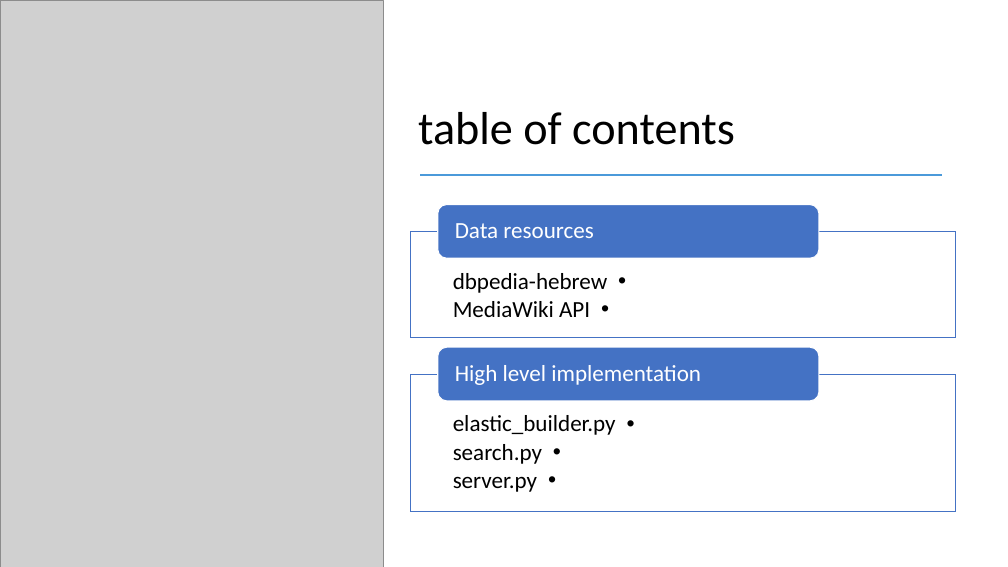
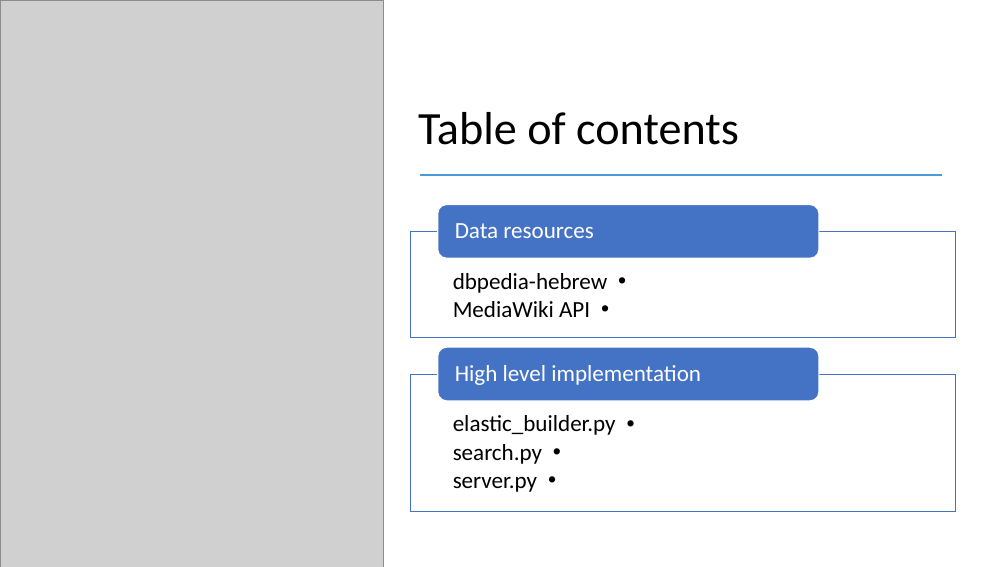
Before and after one commit to TechnionTDK/wikipedia-places, a slide deck: slide 3 of high_level_presentation.pptx. Drawn at 1008x567 pixels with LibreOffice and Linux fonts; fonts in the diff are those of the drawing; grey boxes stand for pictures. Boxes give left, top, right and bottom in pixels: in the first picture for what was removed or moved away, otherwise in the second. Text is boxed around its words. In the diff, an @@ line names an element or a change of style, - is before the commit and + after.

```diff
--- a/high_level_presentation.pptx
+++ b/high_level_presentation.pptx
@@ title at [418,112,739,145]: text changed @@
-table of contents
+Table of contents
```
Also in this commit, not shown: 6 other slides changed, 2 other files.
